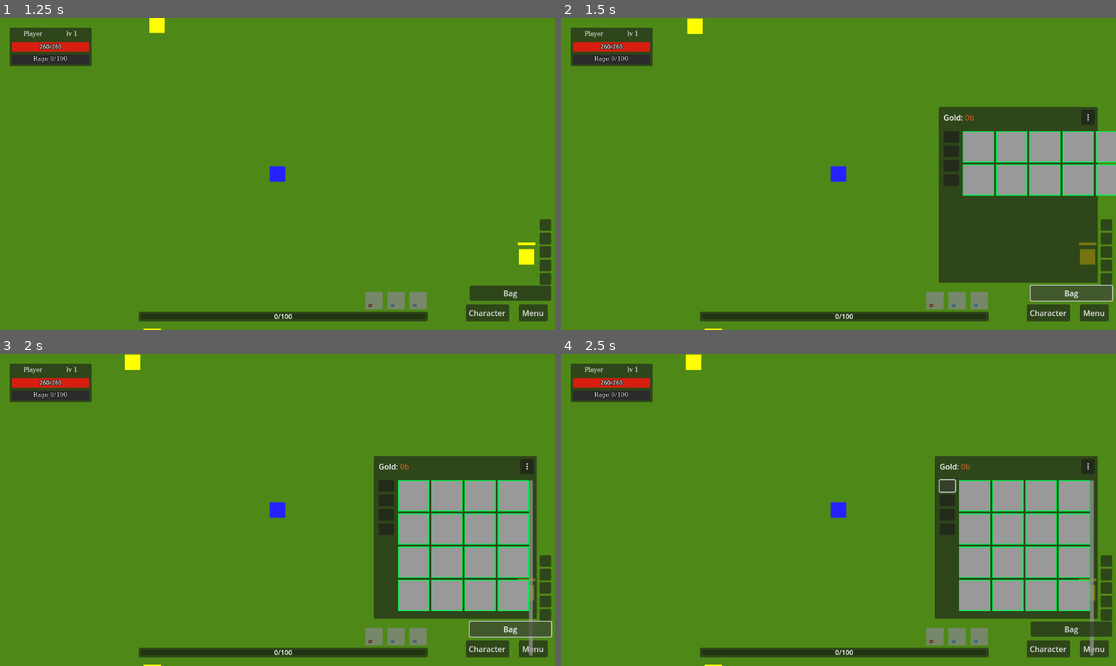
Above: before the commit, frames 1-4 (two rows, left to right).
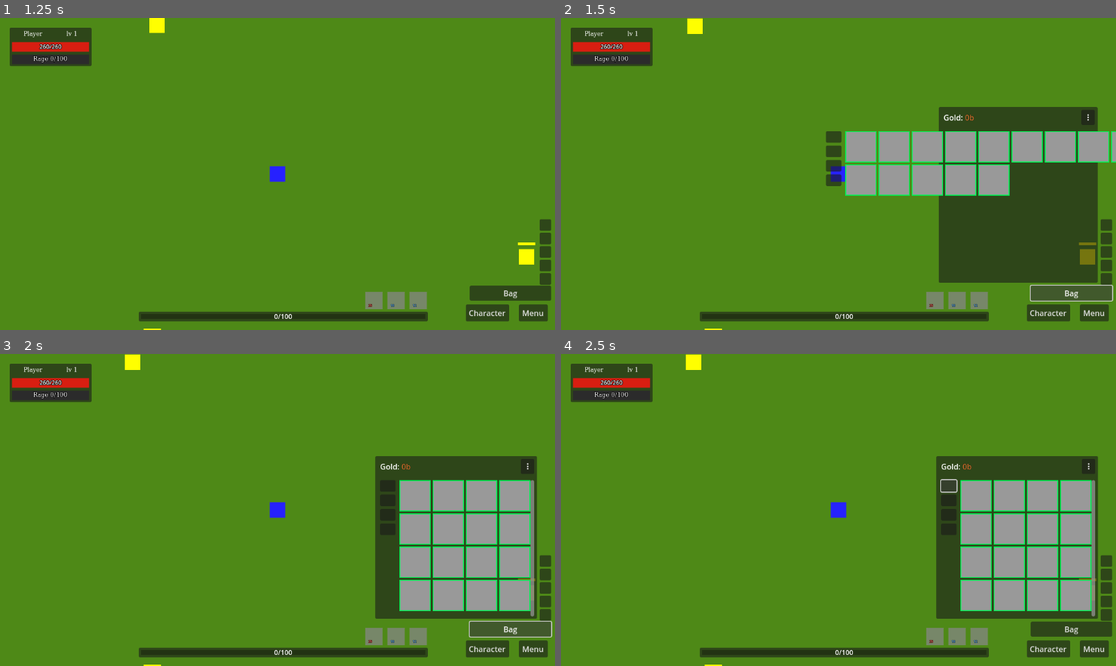
Above: after the commit, the same moments.

Repository: denisshkytko/mmo-mvp-godot
Game: Godot game, scene res://game/scenes/Main.tscn
The game is run twice, just before and just after one commit, with the same random seed, the same clock (stepped at 60 frames per second) and the same inputs. This scene is started directly instead of the project's main scene. The engine's default icon, where the game draws it, is replaced by a stand-in: a white triangle on a blue panel in a dark square.
Inputs (mouse positions are in pixels of both pictures, inside the frame that each line leads up to):
- Up to frame 1 (1.25 s): drag from (416, 301) to (88, 326) at 0.52 s
- Up to frame 2 (1.5 s): click "Bag" at 1.25 s
- Up to frame 3 (2 s): no input
- Up to frame 4 (2.5 s): click (949, 485) at 2 s

Frame 1 is identical in both runs. In frame 2, 7.3% of the frame differs, in the area x 47-100%, y 36-58%; in frame 3, 2.0%; in frame 4, 2.0%.

Commit message:
Anchor inventory content to panel bounds

Diff:
--- a/ui/game/hud/InventoryHUD.tscn
+++ b/ui/game/hud/InventoryHUD.tscn
@@ -55,11 +55,14 @@
 autowrap_mode = 0
 
 [node name="Content" type="HBoxContainer" parent="Panel"]
-layout_mode = 0
+layout_mode = 1
+anchors_preset = 15
+anchor_right = 1.0
+anchor_bottom = 1.0
 offset_left = 10.0
 offset_top = 50.0
-offset_right = 320.0
-offset_bottom = 415.0
+offset_right = -5.0
+offset_bottom = -5.0
 theme_override_constants/separation = 8
 
 [node name="BagSlots" type="VBoxContainer" parent="Panel/Content"]
